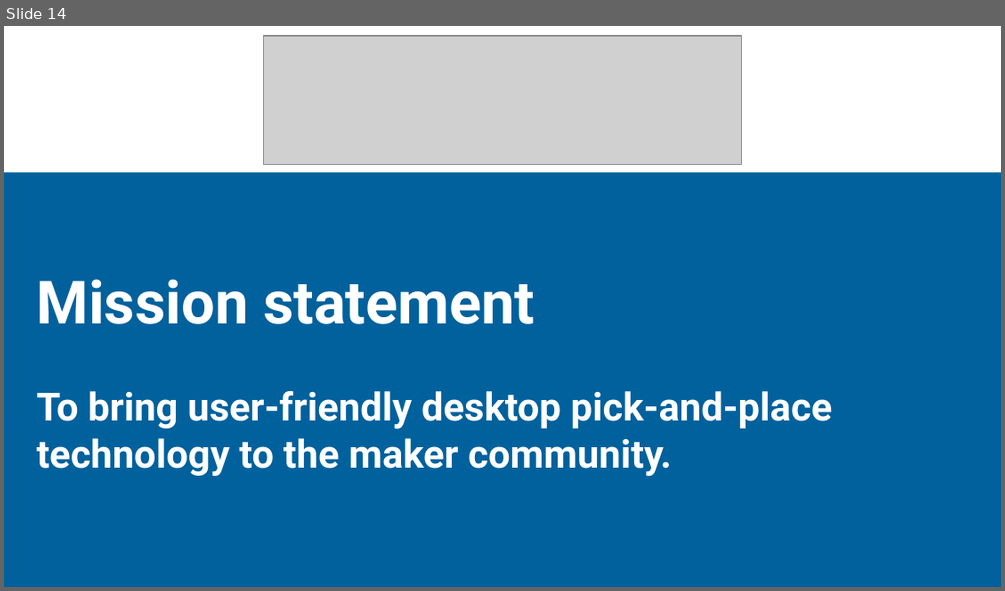
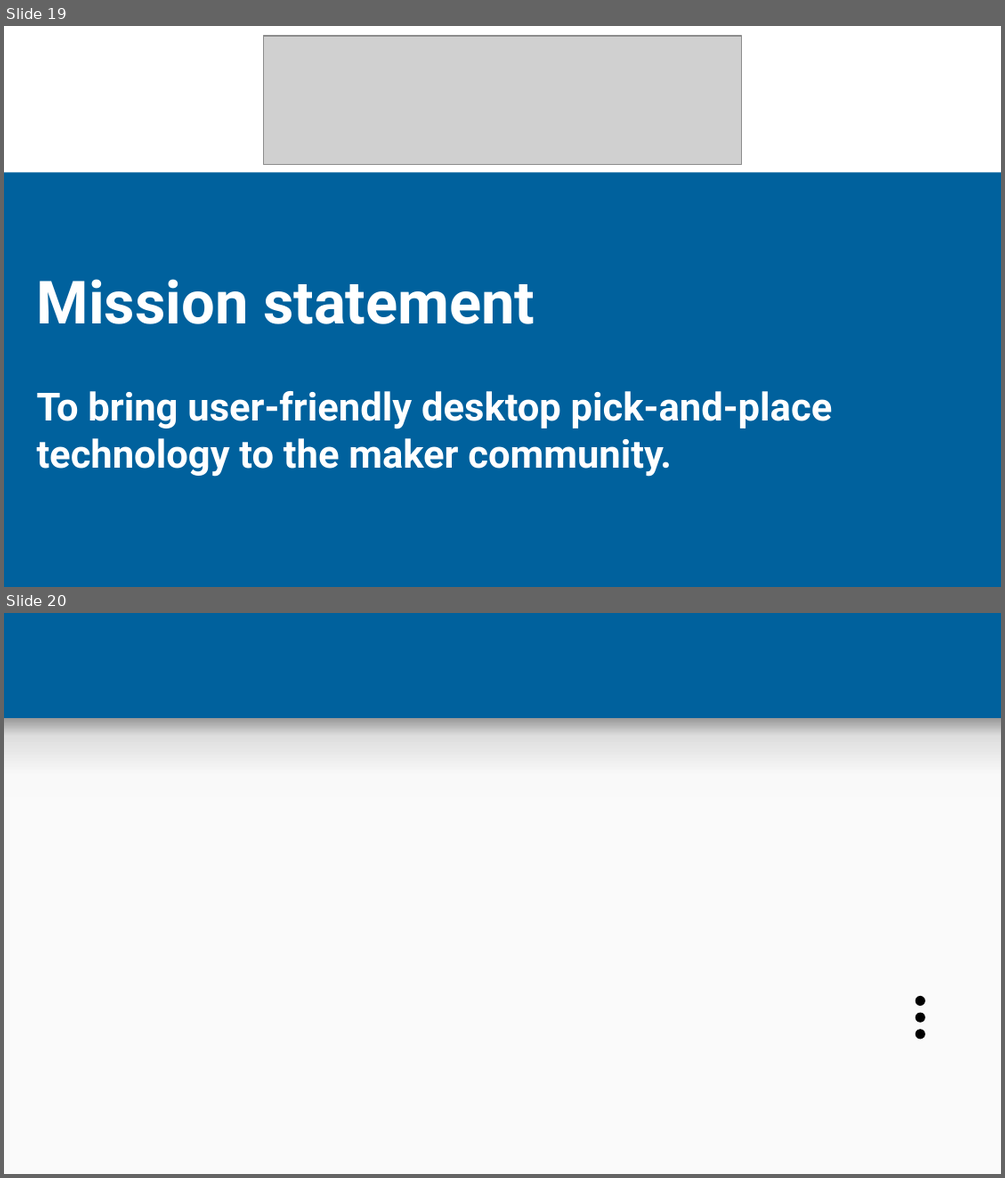
Before and after one commit to lendres/Cura-UI-Example, a slide deck: Documentation and Notes/Cura Profiles.pptx. Shown one above the other, each under a label of ours: slide 14 before the commit, slides 19 and 20 after it. The pictures are 1005x591 and 1005x1178 pixels, drawn with LibreOffice and Linux fonts; fonts in the diff are those of the drawing; grey boxes stand for pictures. Boxes give left, top, right and bottom in pixels: in the first picture for what was removed or moved away, otherwise in the second. Text is boxed around its words. In the diff, an @@ line names an element or a change of style, - is before the commit and + after.

```diff
--- a/Documentation and Notes/Cura Profiles.pptx
+++ b/Documentation and Notes/Cura Profiles.pptx
@@ slide 20 added at bbox=[4, 613, 1001, 1174], background #00619D @@
@@ rectangle added at bbox=[4, 718, 1001, 809], fill gradient #F9F9F9 to #DEDEDE to #999999 @@
@@ rectangle added at bbox=[4, 796, 1001, 1173], fill #FAFAFA @@
@@ ellipse added at bbox=[915, 996, 925, 1005], fill #000000 @@
@@ ellipse added at bbox=[915, 1013, 925, 1022], fill #000000 @@
@@ ellipse added at bbox=[915, 1029, 925, 1038], fill #000000 @@
@@ what was slide 14 is now slide 19 @@
```
Also in this commit, not shown: 1 slide changed, 9 other slides added, 4 slides removed, 32 other files.
